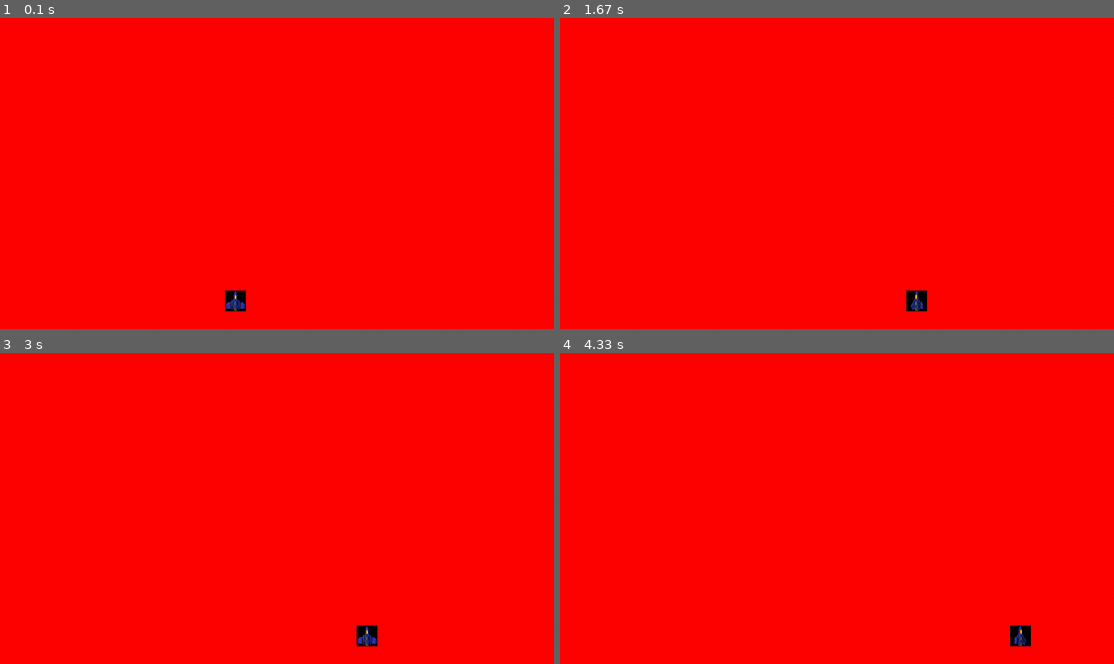
Above: before the commit, frames 1-4 (two rows, left to right).
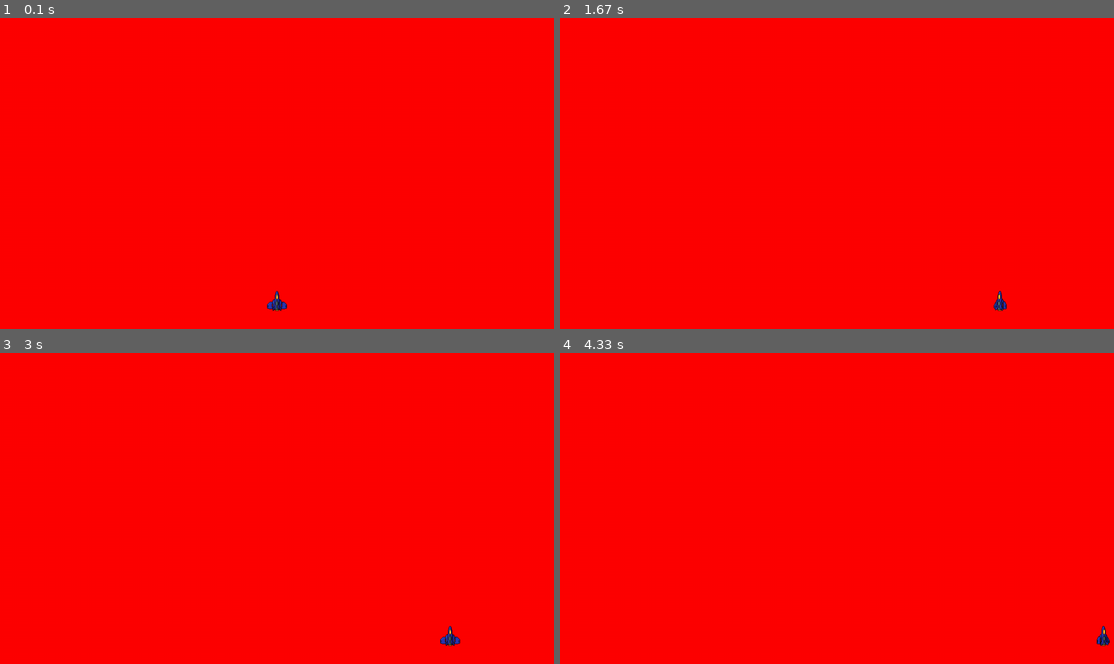
Above: after the commit, the same moments.

Repository: lucas-1120319/Ace-Pygame
Game: pygame game, started from main.py
Two runs of this game, one before a commit and one after it. Both use one fixed random seed, a clock stepped at 60 frames per second and the inputs below.
Inputs:
- Up to frame 1 (0.1 s): no input
- Up to frame 2 (1.67 s): hold D 0.33-0.8 s; hold D 0.83-1.3 s; hold A from 1.33 s (still down)
- Up to frame 3 (3 s): release A at 1.87 s; hold A 1.9-2.3 s; hold D 2.33-2.97 s
- Up to frame 4 (4.33 s): hold A 3-3.47 s; hold D 3.5-3.97 s; hold D from 4 s (still down)

The runs differ from the first frame. In frame 1, 0.4% of the frame differs, in the area x 40-52%, y 87-95%; in frame 2, 0.4%; in frame 3, 0.4%; in frame 4, 0.4%.

Commit message:
player comments and beter names

Diff:
--- a/entities/player.py
+++ b/entities/player.py
@@ -5,34 +5,37 @@
     def __init__(self, screen):
         self.screen = screen
         self.speed = 12
-        # img = pygame.image.load("Assets/Player/Player.png")
-        self.player_img = pygame.image.load("Assets/Player/Player01-Sheet.png")
-        self.default_image = 2 # default forward image
+        self.DEFAULT_IMAGE = 2 # default forward spaceship image
+        self.spriteSheet_image = self.DEFAULT_IMAGE
 
-        img_width = 25
-        img_height = 25
-        self.playerRect = self.player_img.get_rect(center=(screen.get_size()[0] / 2, screen.get_size()[1] / 1.1 ))
+        self.player_img = pygame.image.load("Assets/Player/Player01-Sheet.png").convert_alpha()
+        #first frame is needs to be the size of one player not the hole spritesheet
+        first_frame = self.get_image(self.spriteSheet_image, 48, 48, 1)
+        self.playerRect = first_frame.get_rect(center=(screen.get_size()[0] / 2, screen.get_size()[1] / 1.1))
+
         screen.blit(self.player_img, self.playerRect)
+
 
     def get_image(self, frame,  width, height, scale):
         #https://www.youtube.com/watch?v=M6e3_8LHc7A
-        image = pygame.Surface((width, height))
+        #get a part of the larger sprite sheet
+        #pygame.srcalpha and covert_alpha is for the transparancy
+        image = pygame.Surface((width, height), pygame.SRCALPHA).convert_alpha()
         image.blit(self.player_img, (0, 0), ((frame * width), 0, width, height))
         image = pygame.transform.scale(image, (width * scale, height * scale))
         return image
 
     def update(self):
-        image = self.get_image(self.default_image,48, 48, 1)
+        image = self.get_image(self.spriteSheet_image,48, 48, 1)
         self.screen.blit(image, self.playerRect)
-        self.default_image = 2
-
+        self.spriteSheet_image = self.DEFAULT_IMAGE
 
 
     def move(self, direction):
         self.playerRect.move_ip((self.speed * direction.x), (self.speed * direction.y))
-        self.default_image = 2 + direction.x
+        self.spriteSheet_image = self.DEFAULT_IMAGE + direction.x
         #border detection
-        if self.playerRect.left < 0:
-            self.playerRect.left = 0
-        if self.playerRect.right > 1280:
-            self.playerRect.right = 1280
+        if self.playerRect.left < self.screen.get_rect().left:
+            self.playerRect.left = self.screen.get_rect().left
+        if self.playerRect.right > self.screen.get_rect().right:
+            self.playerRect.right = self.screen.get_rect().right
